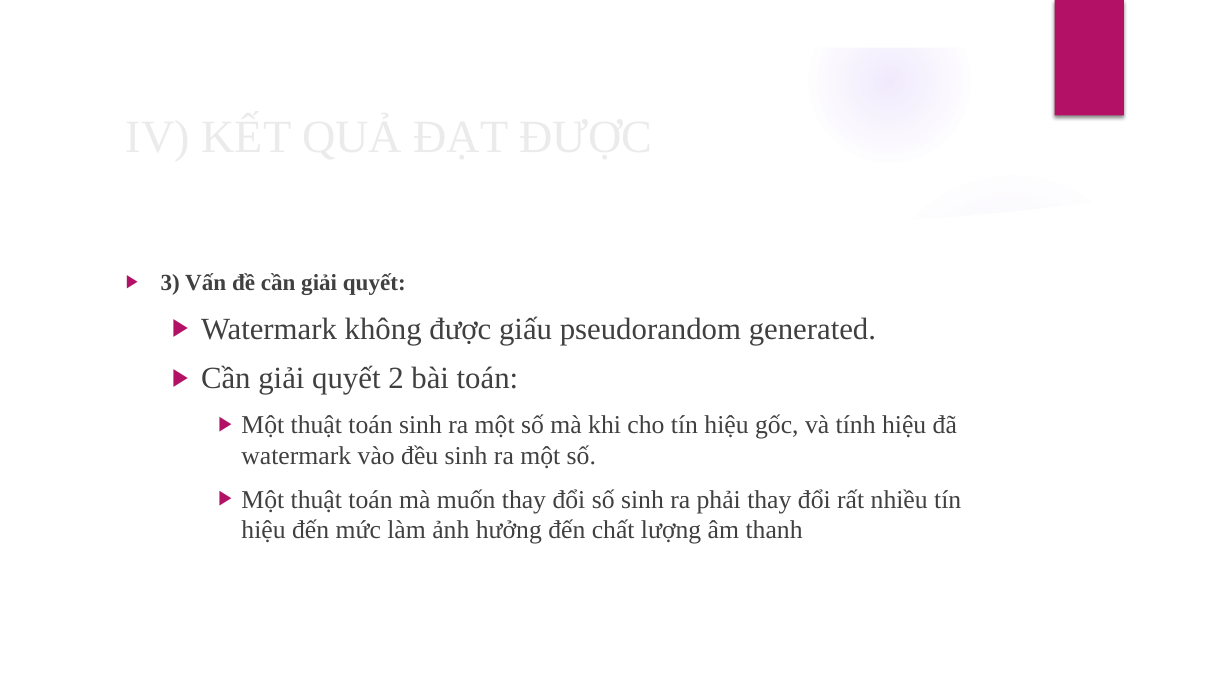
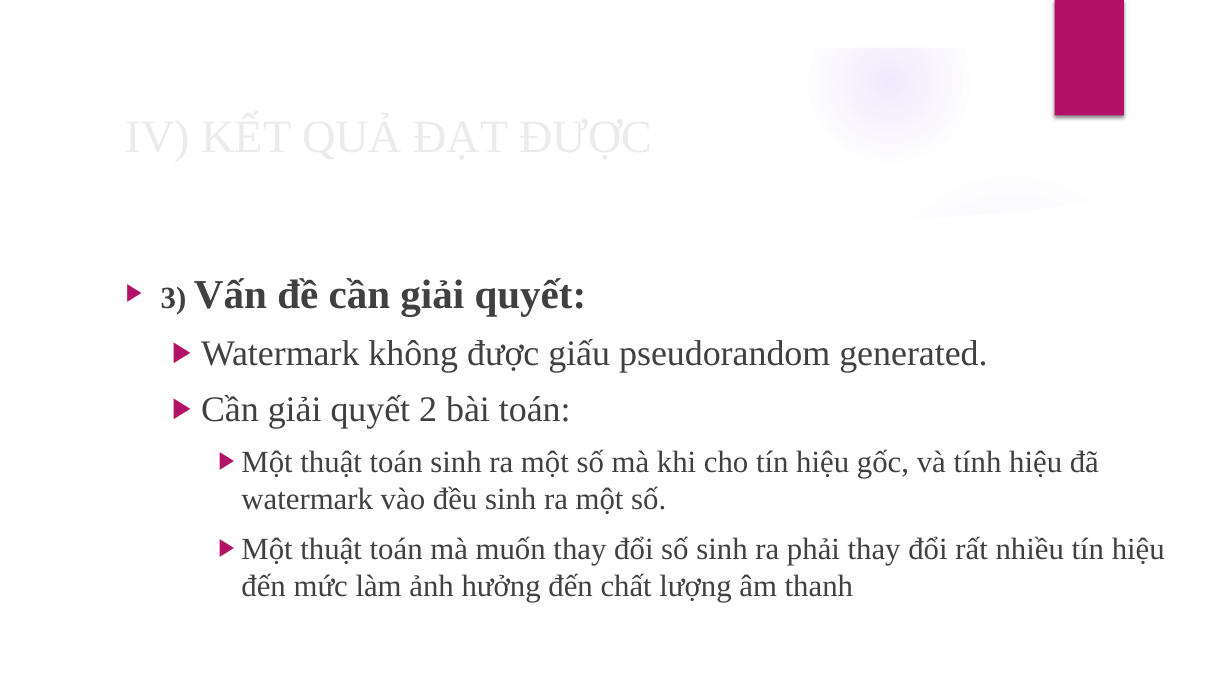
Before and after one commit to TruongThanhNam97/angular-audio, a slide deck: slide 34 of document/BC-LVTN.pptx (slide 32 before the commit). Drawn at 1232x693 pixels with LibreOffice and Linux fonts; fonts in the diff are those of the drawing; background and template pictures are left out. Boxes give left, top, right and bottom in pixels: in the first picture for what was removed or moved away, otherwise in the second. Text is boxed around its words. In the diff, an @@ line names an element or a change of style, - is before the commit and + after.

```diff
--- a/document/BC-LVTN.pptx
+++ b/document/BC-LVTN.pptx
@@ text "3) Vấn đề cần giải ..." at [161, 278, 1165, 602]: size 18 to 24 pt in "3)"; size 18 to 32 pt in "Vấn đề cần giải quyết:"; size 24 to 28 pt in "Watermark không được giấu pseudorandom generated.", "Cần giải quyết 2 bài toán:"; size 20 to 24 pt in "Một thuật toán sinh ra một số ...", "Một thuật toán mà muốn thay đổi ..." @@
```
Also in this commit, not shown: 2 other slides changed, 2 slides added, 2 other files.
